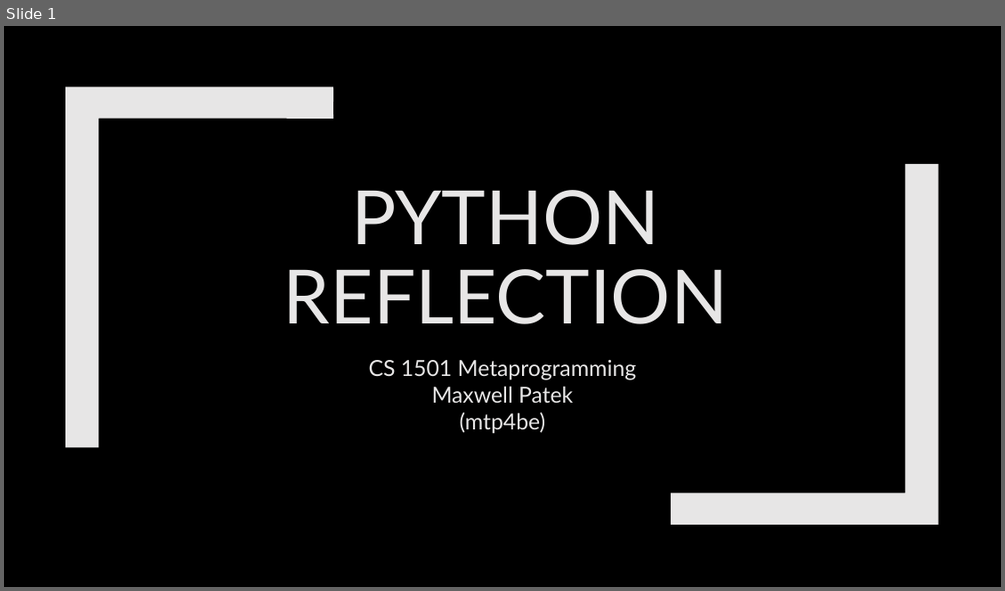
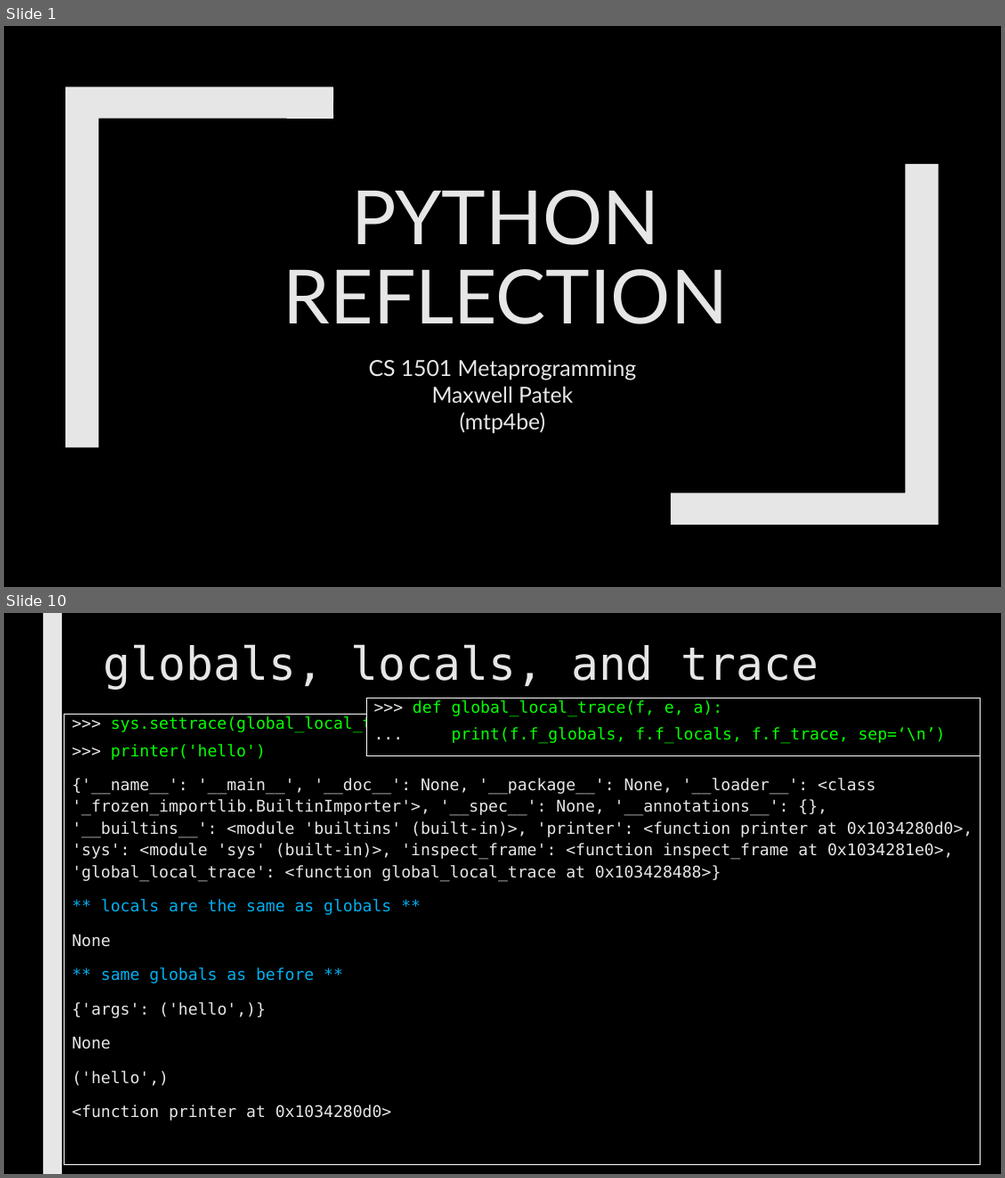
Before and after one commit to max7patek/metaprogramming, a slide deck: slides/06-PythonReflection.pptx. Shown one above the other, each under a label of ours: slide 1 before the commit, slides 1 and 10 after it; the slides between them are not shown. The pictures are 1005x591 and 1005x1178 pixels, drawn with LibreOffice and Linux fonts; fonts in the diff are those of the drawing. Boxes give left, top, right and bottom in pixels: in the first picture for what was removed or moved away, otherwise in the second. Text is boxed around its words. In the diff, an @@ line names an element or a change of style, - is before the commit and + after.

```diff
--- a/slides/06-PythonReflection.pptx
+++ b/slides/06-PythonReflection.pptx
@@ slide 10 added at (4, 613, 1001, 1174), background #000000 @@
@@ rectangle added at (43, 613, 62, 1174), fill #E7E6E6 @@
@@ title added at (104, 644, 818, 690), 44 pt, text #E7E6E6 @@
+globals, locals, and trace
@@ rectangle added at (65, 714, 980, 1165), outline #FFFFFF 0.75 pt, 15.5 pt, text #E7E6E6 @@
+>>> sys.settrace(global_local_trace)
+>>> printer('hello')
+{'__name__': '__main__', '__doc__': None, '__package__': None, '__loader__': <class '_frozen_importlib.BuiltinImporter'>, '__spec__': None, '__annotations__': {}, '__builtins__': <module 'builtins' (built-in)>, 'printer': <function printer at 0x1034280d0>, 'sys': <module 'sys' (built-in)>, 'inspect_frame': <function inspect_frame at 0x1034281e0>, 'global_local_trace': <function global_local_trace at 0x103428488>}
+** locals are the same as globals **
+None
+** same globals as before **
+{'args': ('hello',)}
+None
+('hello',)
+<function printer at 0x1034280d0>
@@ rectangle added at (367, 698, 980, 756), fill #000000, outline #FFFFFF 0.75 pt, 15.5 pt, text #05FF00 @@
+>>> def global_local_trace(f, e, a):
+... print(f.f_globals, f.f_locals, f.f_trace, sep=‘\n’)
```
Also in this commit, not shown: 3 slides changed, 26 other slides added, 1 other file.
